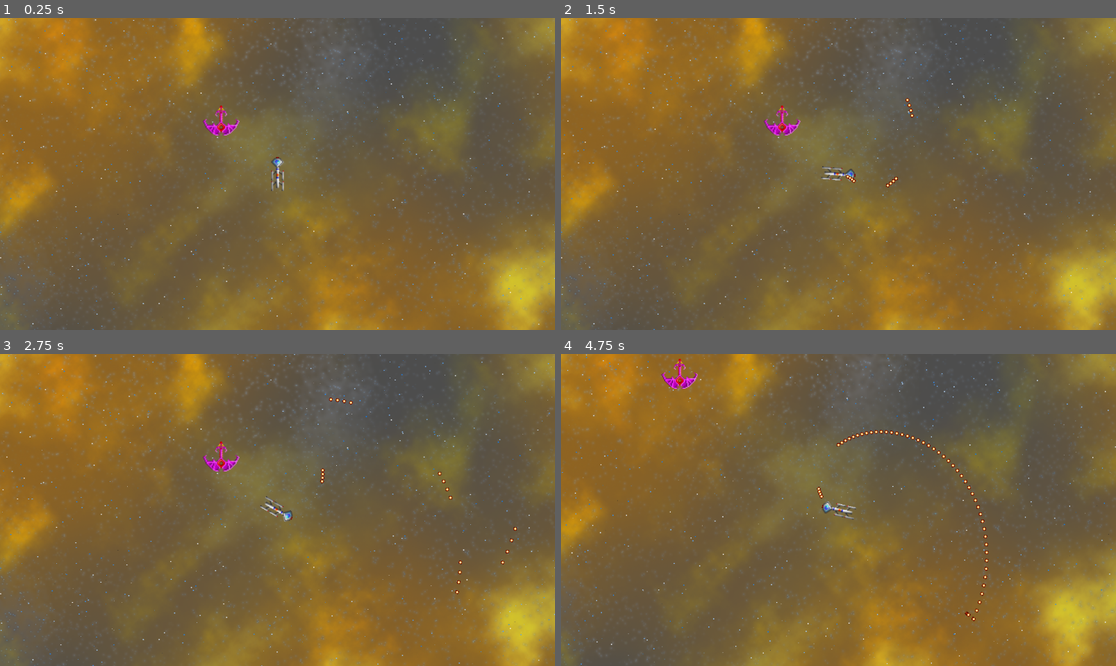
Above: before the commit, frames 1-4 (two rows, left to right).
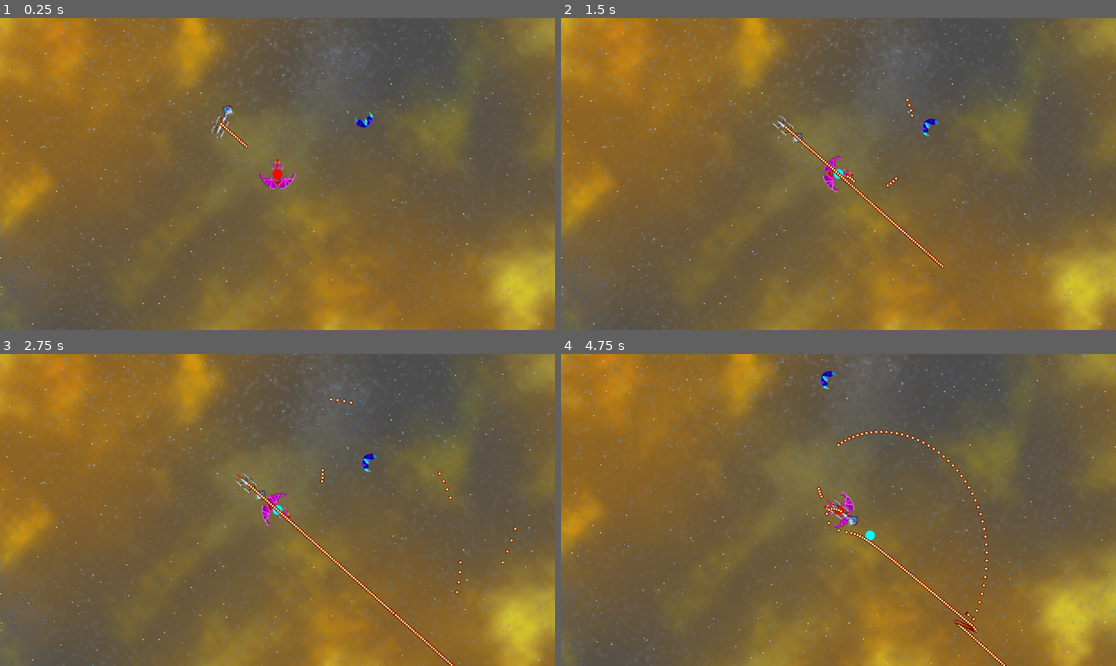
Above: after the commit, the same moments.

Repository: jorisvddonk/after-the-doctrinal-conflict
Game: Godot game, scene res://main.tscn
The game is run twice, just before and just after one commit, with the same random seed, the same clock (stepped at 60 frames per second) and the same inputs.
Inputs:
- Up to frame 1 (0.25 s): no input
- Up to frame 2 (1.5 s): tap Enter at 0.5 s; hold D 0.53-1.28 s; hold Enter 0.53-1.28 s; tap Space at 0.77, 0.8, 1.07, 1.35 s; hold A from 1.28 s (still down)
- Up to frame 3 (2.75 s): tap Space at 1.52, 1.82, 2.3 s; tap Enter at 1.55 s; release A at 2.03 s; hold D from 2.03 s (still down); hold Enter from 2.03 s (still down)
- Up to frame 4 (4.75 s): release D at 2.78 s; release Enter at 2.78 s; hold W 2.78-3.53 s; tap Enter at 2.85, 4.35 s; tap Space at 3.02, 3.32, 4.52 s; hold Space 3.53-4.28 s; hold A from 3.53 s (still down)

The runs differ from the first frame. In frame 1, 0.8% of the frame differs, in the area x 36-68%, y 27-56%; in frame 2, 1.0%; in frame 3, 1.3%; in frame 4, 1.3%, in the area x 18-81%, y 1-100%.
Error before the commit: Parse Error: Function "update()" not found in base self. (res://Ship.gd:70)

Commit message:
Make compatible with Godot4b10, and add another attempt at a spaceship AI

Diff:
--- a/src/PlanetTexture.gd
+++ b/src/PlanetTexture.gd
@@ -2,7 +2,7 @@
 
 const WIDTH = 256 * 3
 const HEIGHT = 256
-const ITERCOUNT = 250
+const ITERCOUNT = 100 # should be higher, like 250
 const H_ABILITY = 3 # the higher, the more "horizontal' lines can get.
 const RISE_LOWER_AMOUNT = 10 # determines by how much the area between the lines will be raised or lowered
 
@@ -66,8 +66,13 @@
 	for i in range(WIDTH):
 		for j in range(HEIGHT):
 			var p = float(arr[j * WIDTH + i]) / fI
-			dynImage.set_pixel(i, j, gradient.interpolate(p))
+			dynImage.set_pixel(i, j, gradient.sample(p))
 	#dynImage.unlock()
 
 	imageTexture.create_from_image(dynImage)
 	self.texture = imageTexture
+
+	# okay, this doesn't work anymore in godot 4...
+	# TODO: fix.
+
+	queue_redraw()
--- a/src/PlanetTexture.tscn
+++ b/src/PlanetTexture.tscn
@@ -1,9 +1,6 @@
-[gd_scene load_steps=2 format=2]
+[gd_scene load_steps=2 format=3 uid="uid://u56ioprcptyi"]
 
-[ext_resource path="res://PlanetTexture.gd" type="Script" id=1]
+[ext_resource type="Script" path="res://PlanetTexture.gd" id="1"]
 
 [node name="TextureRect" type="TextureRect"]
-script = ExtResource( 1 )
-__meta__ = {
-"_edit_use_anchors_": false
-}
+script = ExtResource("1")
--- a/src/PlayerShip.gd
+++ b/src/PlayerShip.gd
@@ -1,5 +1,6 @@
 extends Sprite2D
 signal shoot
+signal debug
 
 var velocity = Vector2(0,0)
 @export var acceleration = 230
@@ -20,4 +21,6 @@
 	position += velocity * delta
 
 	if Input.is_key_pressed(KEY_SPACE):
-		emit_signal("shoot")
+		emit_signal("shoot", 300, null)
+	if Input.is_key_pressed(KEY_ENTER):
+		emit_signal("debug")
--- a/src/PlayerShip.tscn
+++ b/src/PlayerShip.tscn
@@ -1,14 +1,16 @@
-[gd_scene load_steps=6 format=2]
+[gd_scene load_steps=7 format=3 uid="uid://c0s1vxe3p1ecc"]
 
-[ext_resource path="res://content/parallax_1_0.png" type="Texture" id=1]
-[ext_resource path="res://content/parallax_4.png" type="Texture" id=2]
-[ext_resource path="res://content/parallax_3.png" type="Texture" id=3]
-[ext_resource path="res://content/parallax_2.png" type="Texture" id=5]
-[ext_resource path="res://PlayerShip.gd" type="Script" id=6]
+[ext_resource type="Texture2D" uid="uid://b35vlu7rfyrgf" path="res://content/parallax_1_0.png" id="1"]
+[ext_resource type="Texture2D" uid="uid://c1dgb1p2bx8ah" path="res://content/sc2/avenger-big-000.png" id="1_ngr0e"]
+[ext_resource type="Texture2D" uid="uid://wtqyxrdcps6q" path="res://content/parallax_4.png" id="2"]
+[ext_resource type="Texture2D" uid="uid://1vb3o306urpq" path="res://content/parallax_3.png" id="3"]
+[ext_resource type="Texture2D" uid="uid://ck3ail1rn2mu" path="res://content/parallax_2.png" id="5"]
+[ext_resource type="Script" path="res://PlayerShip.gd" id="6"]
 
-[node name="PlayerShip" type="Sprite"]
-position = Vector2( 117, 104 )
-script = ExtResource( 6 )
+[node name="PlayerShip" type="Sprite2D"]
+position = Vector2(117, 104)
+texture = ExtResource("1_ngr0e")
+script = ExtResource("6")
 
 [node name="Camera2D" type="Camera2D" parent="."]
 current = true
@@ -16,32 +18,32 @@
 [node name="ParallaxBackground" type="ParallaxBackground" parent="."]
 
 [node name="ParallaxLayer" type="ParallaxLayer" parent="ParallaxBackground"]
-motion_scale = Vector2( 0.1, 0.1 )
-motion_mirroring = Vector2( 1600, 1600 )
+motion_scale = Vector2(0.1, 0.1)
+motion_mirroring = Vector2(1600, 1600)
 
-[node name="Sprite" type="Sprite" parent="ParallaxBackground/ParallaxLayer"]
-texture = ExtResource( 1 )
+[node name="Sprite" type="Sprite2D" parent="ParallaxBackground/ParallaxLayer"]
+texture = ExtResource("1")
 centered = false
 
 [node name="ParallaxLayer2" type="ParallaxLayer" parent="ParallaxBackground"]
-motion_scale = Vector2( 0.3, 0.3 )
-motion_mirroring = Vector2( 1349, 943 )
+motion_scale = Vector2(0.3, 0.3)
+motion_mirroring = Vector2(1349, 943)
 
-[node name="Sprite" type="Sprite" parent="ParallaxBackground/ParallaxLayer2"]
-texture = ExtResource( 5 )
+[node name="Sprite" type="Sprite2D" parent="ParallaxBackground/ParallaxLayer2"]
+texture = ExtResource("5")
 centered = false
 
 [node name="ParallaxLayer3" type="ParallaxLayer" parent="ParallaxBackground"]
-motion_scale = Vector2( 0.6, 0.6 )
-motion_mirroring = Vector2( 1389, 941 )
+motion_scale = Vector2(0.6, 0.6)
+motion_mirroring = Vector2(1389, 941)
 
-[node name="Sprite" type="Sprite" parent="ParallaxBackground/ParallaxLayer3"]
-texture = ExtResource( 3 )
+[node name="Sprite" type="Sprite2D" parent="ParallaxBackground/ParallaxLayer3"]
+texture = ExtResource("3")
 centered = false
 
 [node name="ParallaxLayer4" type="ParallaxLayer" parent="ParallaxBackground"]
-motion_mirroring = Vector2( 1391, 953 )
+motion_mirroring = Vector2(1391, 953)
 
-[node name="Sprite" type="Sprite" parent="ParallaxBackground/ParallaxLayer4"]
-texture = ExtResource( 2 )
+[node name="Sprite" type="Sprite2D" parent="ParallaxBackground/ParallaxLayer4"]
+texture = ExtResource("2")
 centered = false
--- a/src/Ship.gd
+++ b/src/Ship.gd
@@ -9,6 +9,7 @@
 var ypid = PIDController.new(-0.45, -0.2, -80, -10, 10, -10, 10)
 const OFFSET_ALLOWED = 0.0872664626 # 5 degrees
 const SHOOT_OFFSET_ALLOWED = OFFSET_ALLOWED * 0.1
+const SHOT_BASE_SPEED = 300
 var thrust_vec = null
 var target = null
 
@@ -24,7 +25,7 @@
 # Called every frame. 'delta' is the elapsed time since the previous frame.
 func _process(delta):
 	var player : Node2D = self.owner.get_node("PlayerShip")
-	var possible_bullet_velocity = velocity.length() + 300
+	var possible_bullet_velocity = velocity.length() + SHOT_BASE_SPEED
 
 	target = player.position
 	var tgtError = target - position
@@ -65,9 +66,9 @@
 
 	position += velocity * delta
 
-	emit_signal("shoot", target) # TODO: figure out _when_ to shoot
+	emit_signal("shoot", SHOT_BASE_SPEED, target) # TODO: figure out _when_ to shoot
 
-	update() # redraw
+	queue_redraw() # redraw
 
 func thrust(vel, delta):
 	#pass # temporarily disabled
--- a/src/Ship.tscn
+++ b/src/Ship.tscn
@@ -1,12 +1,12 @@
-[gd_scene load_steps=3 format=2]
+[gd_scene load_steps=3 format=3 uid="uid://dqxdal5wxfgqs"]
 
-[ext_resource path="res://Ship.gd" type="Script" id=1]
-[ext_resource path="res://content/sc2/avenger-big-000.png" type="Texture" id=2]
+[ext_resource type="Script" path="res://Ship.gd" id="1"]
+[ext_resource type="Texture2D" uid="uid://we6cbtm88si6" path="res://content/sc2/cruiser-big-000.png" id="2"]
 
 [node name="Ship" type="Node2D"]
-script = ExtResource( 1 )
+script = ExtResource("1")
 
-[node name="Sprite" type="Sprite" parent="."]
-position = Vector2( 0, -7 )
-scale = Vector2( 2, 2 )
-texture = ExtResource( 2 )
+[node name="Sprite" type="Sprite2D" parent="."]
+position = Vector2(0, -7)
+scale = Vector2(2, 2)
+texture = ExtResource("2")
--- /dev/null
+++ b/src/Ship2.gd
@@ -0,0 +1,142 @@
+extends Node2D
+
+signal shoot
+
+var Bullet = load("res://Bullet.tscn")
+
+const OFFSET_ALLOWED = 0.0872664626 # 5 degrees
+const SHOOT_OFFSET_ALLOWED = OFFSET_ALLOWED * 0.1
+const SHOT_BASE_SPEED = 700
+
+var velocity = Vector2(0,0)
+@export var acceleration = 230
+@export var rotationSpeed = 0.007
+@export var maxSpeed = 300
+
+var P1
+var P2
+var intercepting
+
+func _ready():
+	pass
+
+# Called every frame. 'delta' is the elapsed time since the previous frame.
+func _process(delta):
+	var target : Node2D = self.owner.get_node("PlayerShip")
+	var possible_bullet_velocity = velocity.length() + SHOT_BASE_SPEED
+
+	# Determine if we need to lead our shot more, or lag our shot more:
+	# Take our current "shooting angle" as an infinite line, and intersect it with the target ship's motion vector. This is point P1
+	# Then, calculate how many seconds it takes for the target ship to arrive at point P1.
+	# Next, determine where our own shot would be at that time. This is point P2.
+	# Calculate the distance between our own ship and points P1 and P2. This will be DPT1 and DPT2.
+	# If DPT1 > DPT2, our shot is 'trailing' (lagging)
+	# If DPT2 > DPT1, our shot is 'leading'
+	# When leading, we need to rotate towards target.
+	# When lagging, we need to rotate away from target.
+
+	var selfShootVec = Vector2(0, -possible_bullet_velocity).rotated(rotation)
+	var targetPos = target.position
+	var targetVec = target.velocity
+	var is_truly_stationary = false
+
+	if targetVec.length() == 0:
+		is_truly_stationary = true
+		targetVec = Vector2.UP.normalized() * 0.1
+
+	P1 = self.intersect(position, selfShootVec, targetPos, targetVec)
+	if P1 != null:
+		intercepting = false
+		var secondsUntilTargetAtP1 = (P1 - targetPos).length() / targetVec.length() # we can only do this because we know P1 is on the velocity vector
+		var P2_rel = (selfShootVec * secondsUntilTargetAtP1) # P2, but relative to this ship's own center (as origin)
+		P2 = P2_rel + self.position
+		var DPT1 = (P1 - self.position).length()
+		var DPT2 = (P2 - self.position).length()
+		if DPT1 > DPT2:
+				print("lagging, rotate away from target")
+				self.turn_to(targetPos, -1)
+		if DPT2 > DPT1:
+				print("leading, rotate towards target")
+				self.turn_to(targetPos, 1)
+		var z = abs(DPT1 - DPT2)
+		if z < 30:
+			emit_signal("shoot", SHOT_BASE_SPEED, P1)
+
+	else:
+		intercepting = true
+		# just turn towards the player so we get a better angle on them...
+		# use the interception function!
+		var targetIntercept = self.intercept(position, possible_bullet_velocity, targetPos, targetVec)
+		P1 = targetIntercept
+		self.turn_to(targetIntercept, 1)
+
+	# TODO: thrust....
+
+	queue_redraw() # redraw
+
+func turn_to(targetPos, angle_mod):
+		var turn_angle = Vector2.UP.rotated(rotation).angle_to(targetPos - self.position)
+		var turn_angle_c = clamp(turn_angle, -PI * rotationSpeed, PI * rotationSpeed) as float
+		if !is_nan(turn_angle):
+			rotation += turn_angle_c * angle_mod
+
+func intersect(pos1, vec1, pos3, vec3):
+	var pos2 = pos1 + (vec1.normalized() * 1000)
+	var pos4 = pos3 + (vec3.normalized() * 1000)
+	var x1 = pos1.x
+	var y1 = pos1.y
+	var x2 = pos2.x
+	var y2 = pos2.y
+	var x3 = pos3.x
+	var y3 = pos3.y
+	var x4 = pos4.x
+	var y4 = pos4.y
+
+	if ((x1 == x2 && y1 == y2) || (x3 == x4 && y3 == y4)):
+		return null
+
+	var denominator = ((y4 - y3) * (x2 - x1) - (x4 - x3) * (y2 - y1))
+
+	if (denominator == 0):
+		return null # parallel lines
+
+	var ua = ((x4 - x3) * (y1 - y3) - (y4 - y3) * (x1 - x3)) / denominator
+	var ub = ((x2 - x1) * (y1 - y3) - (y2 - y1) * (x1 - x3)) / denominator
+
+	if (ua < 0 || ua > 1 || ub < 0 || ub > 1):
+		return null # line is outside of the line segments defined by pos1-pos2 and pos3-pos4
+
+	return Vector2(x1 + ua * (x2 - x1), y1 + ua * (y2 - y1))
+
+func thrust(vel, delta):
+	#pass # temporarily disabled
+	velocity += Vector2(0, -acceleration*delta*vel).rotated(rotation)
+
+func rotate_(angle: float):
+	rotation += clamp(angle, -PI * rotationSpeed, PI * rotationSpeed) as float
+
+func _draw():
+	var inv = get_global_transform().inverse()
+	#if thrust_vec != null:
+#		draw_set_transform(Vector2.ZERO, inv.get_rotation(), Vector2.ONE) # undo global rotation
+#		draw_line(Vector2.ZERO, thrust_vec, Color.BLUE, 2.0)
+	if P1 != null:
+		draw_set_transform(inv.origin, inv.get_rotation(), Vector2.ONE) # undo global rotation and position
+		draw_circle(P1, 10, Color.CYAN if intercepting else Color.BLUE)
+		if P2 != null:
+			draw_circle(P2, 5, Color.BLUE)
+
+func intercept(shooter: Vector2, bullet_speed: float, target: Vector2, target_velocity: Vector2):
+	var displacement = shooter - target
+	var a = bullet_speed * bullet_speed - target_velocity.dot(target_velocity)
+	var b = -2 * target_velocity.dot(displacement)
+	var c = -displacement.dot(displacement)
+	var lrg = largest_root_of_quadratic_equation(a, b, c)
+	if lrg == NAN or lrg == null:
+		return null
+	else:
+		var interception_world = target + (target_velocity * lrg)
+		return interception_world
+
+func largest_root_of_quadratic_equation(a, b, c):
+	return (b + sqrt(b * b - 4 * a * c)) / (2 * a)
--- /dev/null
+++ b/src/Ship2.tscn
@@ -0,0 +1,12 @@
+[gd_scene load_steps=3 format=3 uid="uid://dxn2nhj5k6iuh"]
+
+[ext_resource type="Script" path="res://Ship2.gd" id="1_gebq5"]
+[ext_resource type="Texture2D" uid="uid://cugogqdhbaijg" path="res://content/sc2/terminator-big-000.png" id="2_cxiwi"]
+
+[node name="Ship2" type="Node2D"]
+script = ExtResource("1_gebq5")
+
+[node name="Sprite" type="Sprite2D" parent="."]
+position = Vector2(0, -7)
+scale = Vector2(2, 2)
+texture = ExtResource("2_cxiwi")
--- a/src/main.gd
+++ b/src/main.gd
@@ -1,17 +1,24 @@
 extends Node2D
 
 var Bullet = load("res://Bullet.tscn")
+var rng = RandomNumberGenerator.new()
 
 func _ready():
-	$PlayerShip.shoot.connect(_on_Ship_shoot.bind(null, $PlayerShip))
+	rng.randomize()
+	$PlayerShip.shoot.connect(_on_Ship_shoot.bind($PlayerShip))
+	$PlayerShip.debug.connect(_on_Debug.bind($Ship2))
 	$Ship.shoot.connect(_on_Ship_shoot.bind($Ship))
+	$Ship2.shoot.connect(_on_Ship_shoot.bind($Ship2))
 
-func _on_Ship_shoot(targetpos, ship):
+func _on_Ship_shoot(shotBaseSpeed, targetpos, ship):
 	var bullet = Bullet.instantiate()
 	var rot = ship.rotation
 	if targetpos != null:
 		rot = Vector2.UP.angle_to(targetpos - ship.position)
-	bullet.set_velocity(ship.velocity + Vector2(0, -300).rotated(rot))
+	bullet.set_velocity(ship.velocity + Vector2(0, -shotBaseSpeed).rotated(rot))
 	bullet.position = ship.position
 	bullet.rotation = ship.rotation
 	add_child(bullet)
+
+func _on_Debug(tgtShip):
+	tgtShip.rotation = rng.randf_range(-10.0, 10.0)
--- a/src/main.tscn
+++ b/src/main.tscn
@@ -1,18 +1,17 @@
-[gd_scene load_steps=6 format=3 uid="uid://bytxgklqvvass"]
+[gd_scene load_steps=5 format=3 uid="uid://ct1mu4rd7axkx"]
 
 [ext_resource type="Script" path="res://main.gd" id="1"]
-[ext_resource type="PackedScene" path="res://PlayerShip.tscn" id="2"]
-[ext_resource type="PackedScene" path="res://Ship.tscn" id="3"]
-[ext_resource type="Texture2D" uid="uid://we6cbtm88si6" path="res://content/sc2/cruiser-big-000.png" id="4"]
-[ext_resource type="PackedScene" path="res://PlanetTexture.tscn" id="5"]
+[ext_resource type="PackedScene" uid="uid://c0s1vxe3p1ecc" path="res://PlayerShip.tscn" id="2"]
+[ext_resource type="PackedScene" uid="uid://dqxdal5wxfgqs" path="res://Ship.tscn" id="3"]
+[ext_resource type="PackedScene" uid="uid://dxn2nhj5k6iuh" path="res://Ship2.tscn" id="4_tyype"]
 
 [node name="Node2D" type="Node2D"]
-script = ExtResource( "1" )
+script = ExtResource("1")
 
-[node name="PlayerShip" parent="." instance=ExtResource( "2" )]
+[node name="PlayerShip" parent="." instance=ExtResource("2")]
 scale = Vector2(2, 2)
-texture = ExtResource( "4" )
 
-[node name="Ship" parent="." instance=ExtResource( "3" )]
+[node name="Ship" parent="." instance=ExtResource("3")]
 
-[node name="TextureRect" parent="." instance=ExtResource( "5" )]
+[node name="Ship2" parent="." instance=ExtResource("4_tyype")]
+position = Vector2(300, 0)
--- a/src/project.godot
+++ b/src/project.godot
@@ -15,8 +15,8 @@
 
 config/name="After the Doctrinal Conflict"
 run/main_scene="res://main.tscn"
+config/features=PackedStringArray("4.0")
 config/icon="res://icon.png"
-config/features=PackedStringArray("4.0")
 
 [rendering]
 
Binary file added: src/content/sc2/terminator-big-000.png
Not shown, added: src/content/sc2/terminator-big-000.png.import
Not shown, changed: .gitignore
